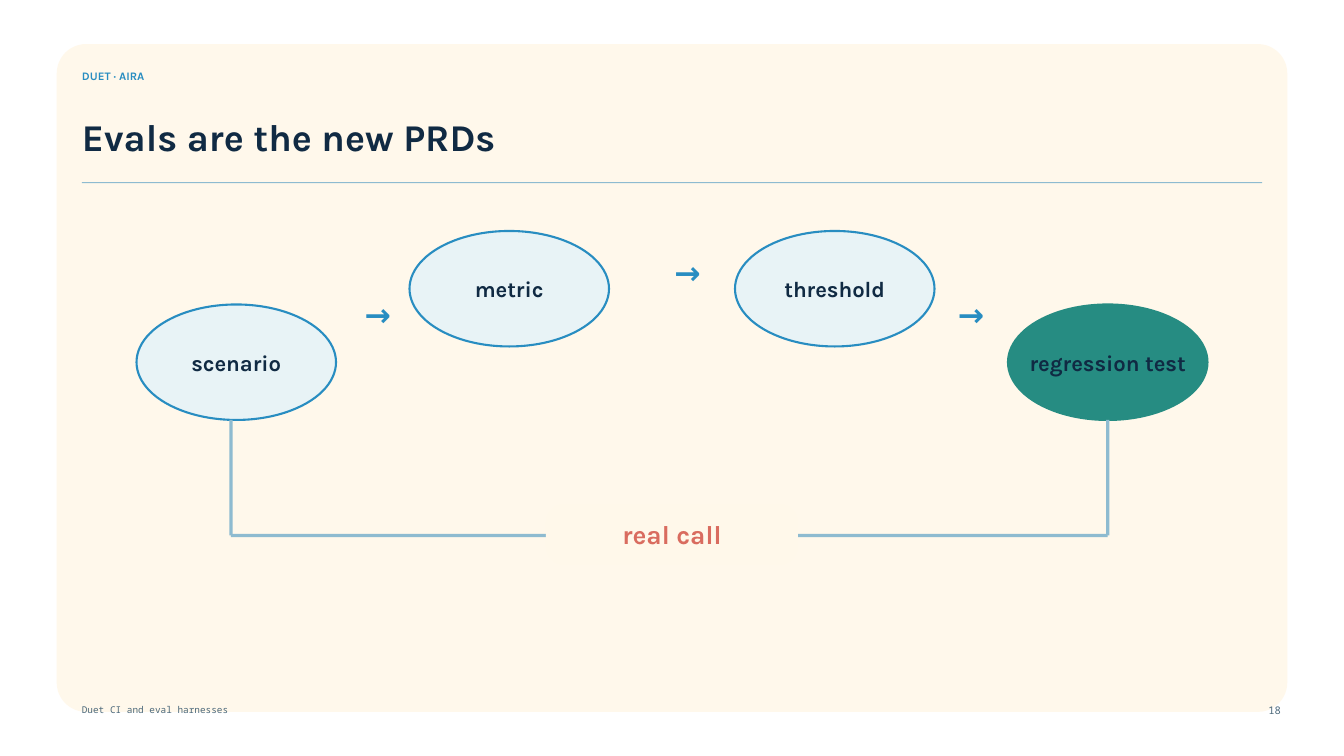
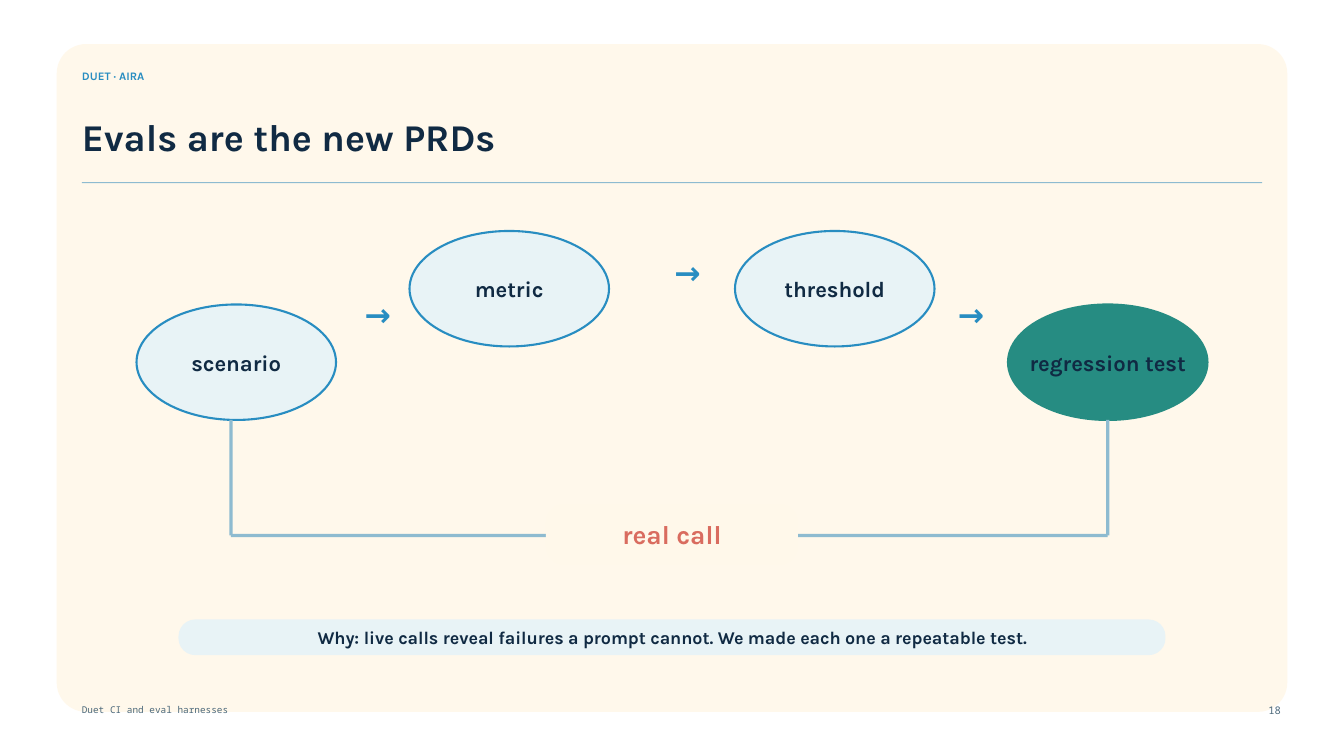
Before and after one commit to mssharatchandra/duet, a slide deck: slide 18 of docs/talk/Duet_Aira_Voice_AI_Tech_Talk_2026-08-25.pptx. Drawn at 1344x756 pixels with LibreOffice and Linux fonts; fonts in the diff are those of the drawing; background and template pictures are left out. Boxes give left, top, right and bottom in pixels: in the first picture for what was removed or moved away, otherwise in the second. Text is boxed around its words. In the diff, an @@ line names an element or a change of style, - is before the commit and + after.

```diff
--- a/docs/talk/Duet_Aira_Voice_AI_Tech_Talk_2026-08-25.pptx
+++ b/docs/talk/Duet_Aira_Voice_AI_Tech_Talk_2026-08-25.pptx
@@ rounded rectangle added at [178, 620, 1166, 655], fill #E8F3F6, 12.8 pt, text #102A43, bold @@
+Why: live calls reveal failures a prompt cannot. We made each one a repeatable test.
```
Also in this commit, not shown: 2 other files.
